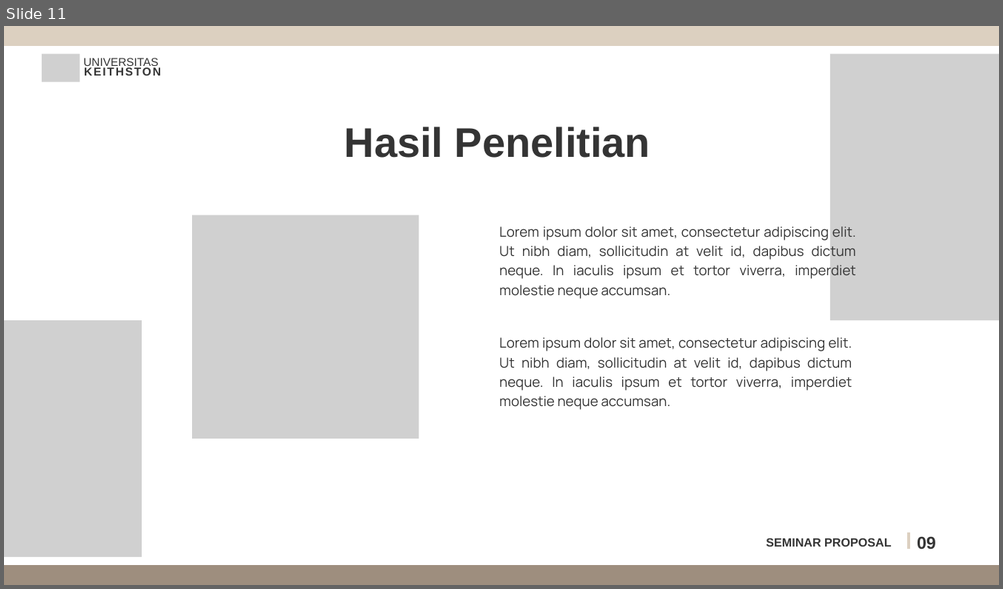
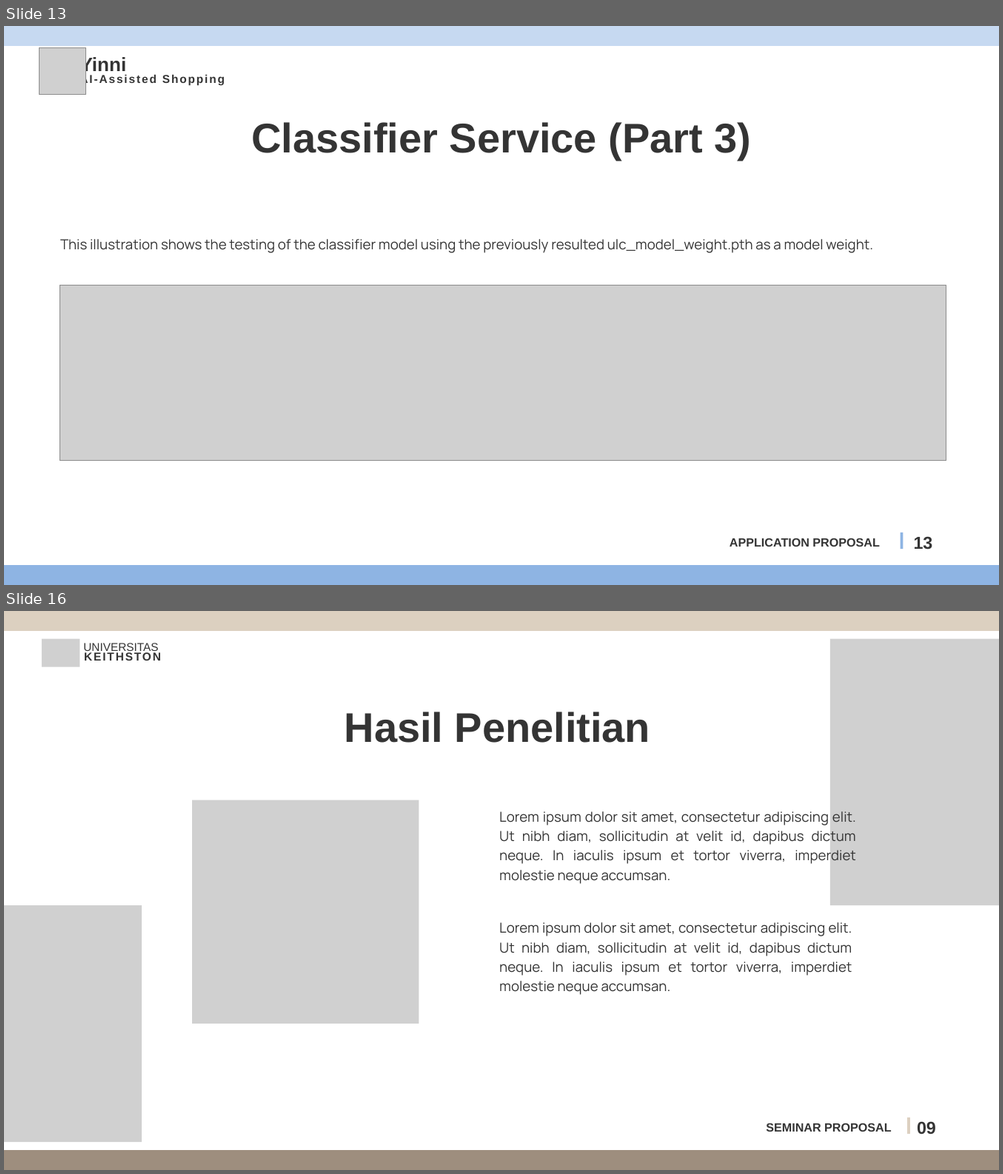
Before and after one commit to azzamt11/yinni_backend, a slide deck: yinni_app_proposal.pptx. Shown one above the other, each under a label of ours: slide 11 before the commit, slides 13 and 16 after it; the slides between them are not shown. The pictures are 1003x589 and 1003x1174 pixels, drawn with LibreOffice and Linux fonts; fonts in the diff are those of the drawing; grey boxes stand for pictures. Boxes give left, top, right and bottom in pixels: in the first picture for what was removed or moved away, otherwise in the second. Text is boxed around its words. In the diff, an @@ line names an element or a change of style, - is before the commit and + after.

```diff
--- a/yinni_app_proposal.pptx
+++ b/yinni_app_proposal.pptx
@@ slide 13 added at bbox=[4, 26, 999, 585], background #FFFFFF @@
@@ freeform shape added at bbox=[4, 26, 999, 46], fill #C6D9F1 @@
@@ picture added at bbox=[39, 47, 85, 94] @@
@@ text added at bbox=[80, 55, 127, 75], 28 pt, text #343434, bold @@
+Yinni
@@ text added at bbox=[79, 73, 225, 85], 16.5 pt, text #343434, bold @@
+AI-Assisted Shopping
@@ text added at bbox=[251, 122, 751, 161], 60 pt, text #343434, bold @@
+Classifier Service (Part 3)
@@ text added at bbox=[60, 239, 873, 253], 20 pt, text #343434 @@
+This illustration shows the testing of the classifier model using the previously resulted ulc_model_weight.pth as a model weight.
@@ picture added at bbox=[60, 285, 945, 461] @@
@@ text added at bbox=[367, 285, 404, 287], 38 pt, text #FFFFFF, bold @@
+01.
@@ line added from (901, 533) to (901, 549), #8EB4E3 4 pt @@
@@ text added at bbox=[729, 538, 879, 547], 17.3 pt, text #343434, bold @@
+APPLICATION PROPOSAL
@@ text added at bbox=[913, 537, 933, 550], 25 pt, text #343434, bold @@
+13
@@ freeform shape added at bbox=[4, 565, 999, 585], fill #8EB4E3 @@
@@ what was slide 11 is now slide 16 @@
```
Also in this commit, not shown: 4 slides changed, 4 other slides added, 1 other file.
